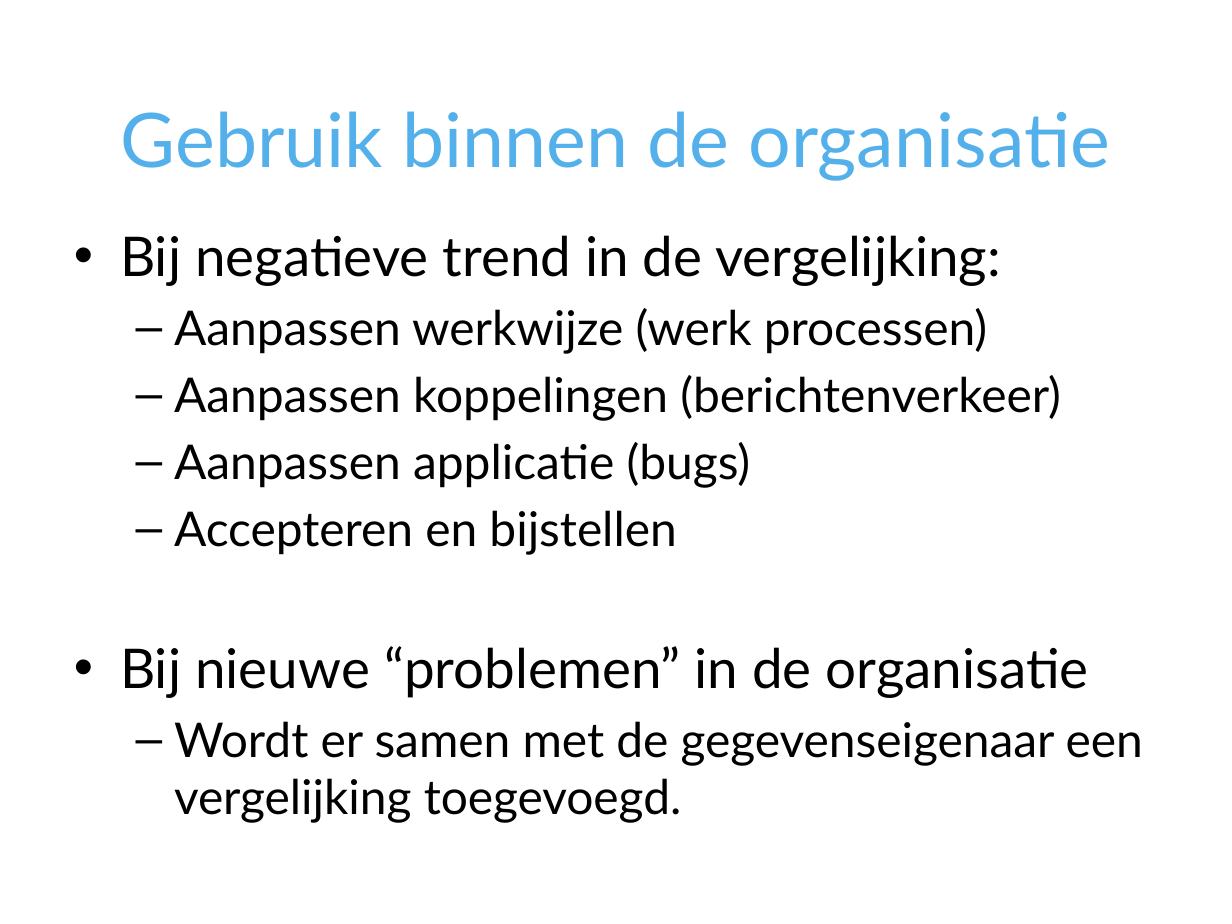
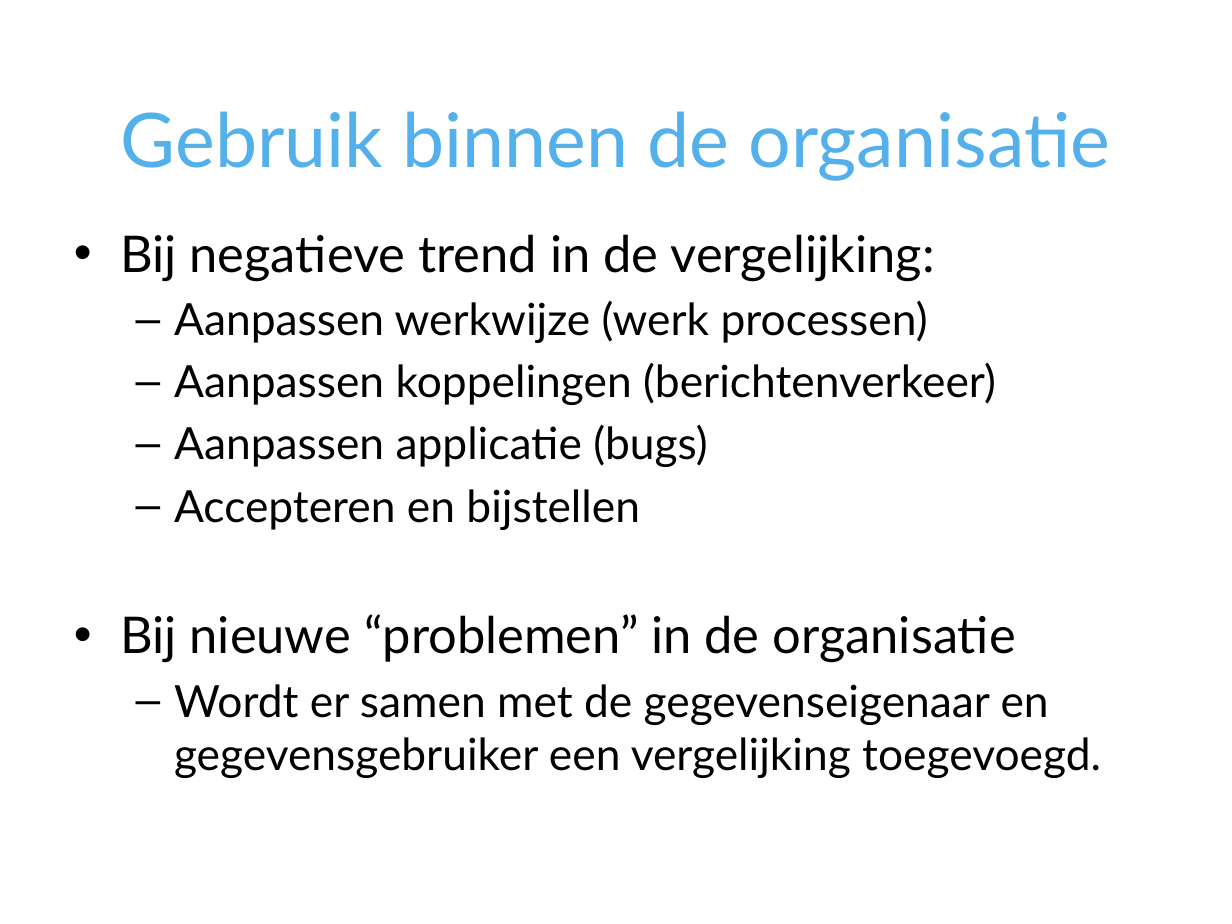
Before and after one commit to VNG-Realisatie/i-Spiegel, a slide deck: slide 6 of doc/GegevensVergelijker.pptx. Drawn at 1232x924 pixels with LibreOffice and Linux fonts; fonts in the diff are those of the drawing; background and template pictures are left out. Boxes give left, top, right and bottom in pixels: in the first picture for what was removed or moved away, otherwise in the second. Text is boxed around its words. In the diff, an @@ line names an element or a change of style, - is before the commit and + after.

```diff
--- a/doc/GegevensVergelijker.pptx
+++ b/doc/GegevensVergelijker.pptx
@@ text at [120, 234, 1016, 663]: size 32 to 29.6 pt in "Bij negatieve trend in de vergelijking:", "Bij nieuwe “problemen” in de organisatie"; size 28 to 25.9 pt in "Aanpassen werkwijze (werk processen)", "Aanpassen koppelingen (berichtenverkeer)", "Aanpassen applicatie (bugs)", "Accepteren en bijstellen" @@
@@ text at [174, 684, 1101, 778]: text changed; size 28 to 25.9 pt @@
-  – Wordt er samen met de gegevenseigenaar een vergelijking toegevoegd.
+  – Wordt er samen met de gegevenseigenaar en gegevensgebruiker een vergelijking toegevoegd.
```
Also in this commit, not shown: 2 other slides changed, 1 other file.
